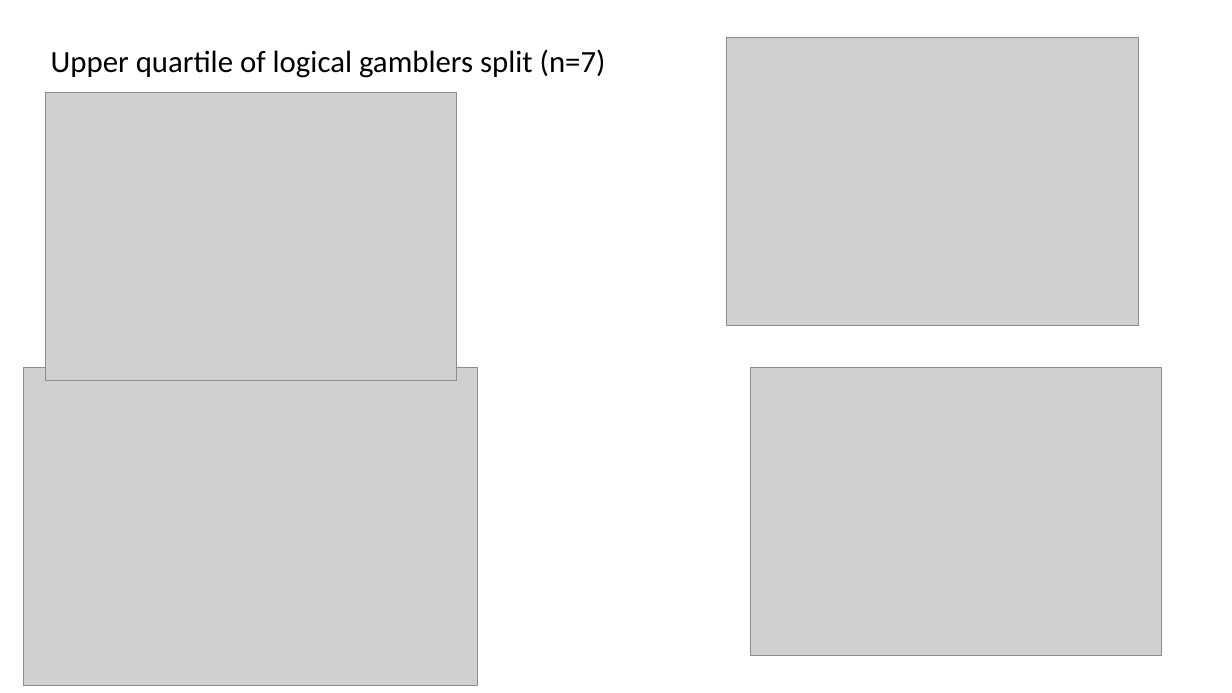
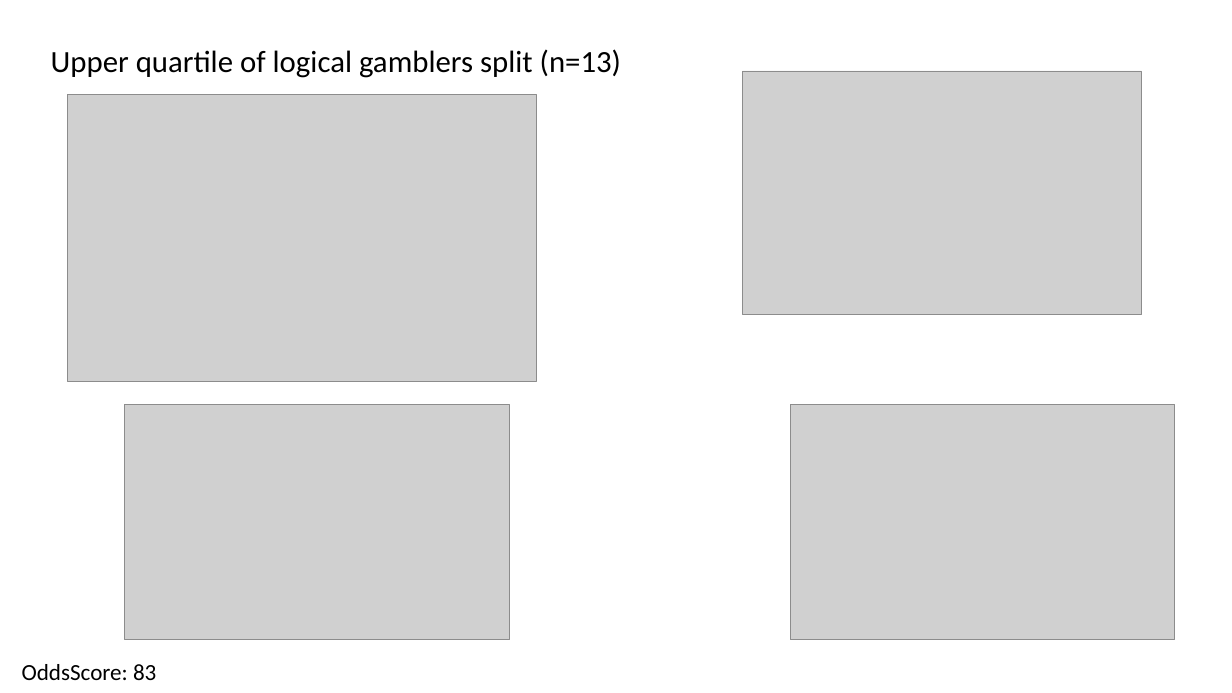
Before and after one commit to gpagnier/rampAnalysis, a slide deck: slide 13 of Rampv06SbIgnore.pptx (slide 12 before the commit). Drawn at 1232x693 pixels with LibreOffice and Linux fonts; fonts in the diff are those of the drawing; grey boxes stand for pictures. Boxes give left, top, right and bottom in pixels: in the first picture for what was removed or moved away, otherwise in the second. Text is boxed around its words. In the diff, an @@ line names an element or a change of style, - is before the commit and + after.

```diff
--- a/Rampv06SbIgnore.pptx
+++ b/Rampv06SbIgnore.pptx
@@ title at [51, 49, 621, 78]: text changed @@
-Upper quartile of logical gamblers split (n=7)
+Upper quartile of logical gamblers split (n=13)
@@ picture: place and size @@
-picture at [727, 37, 1139, 325]
+picture at [743, 71, 1142, 315]
@@ picture: place and size @@
-picture at [45, 92, 457, 381]
+picture at [67, 94, 537, 382]
@@ picture: place and size @@
-picture at [24, 367, 478, 686]
+picture at [125, 405, 509, 640]
@@ picture: place and size @@
-picture at [750, 367, 1162, 655]
+picture at [790, 405, 1175, 640]
@@ text added at [22, 664, 156, 680], 18 pt, text #000000 @@
+OddsScore: 83
```
Also in this commit, not shown: 10 other slides changed, 4 slides added, 1 slide removed, 3 other files.
